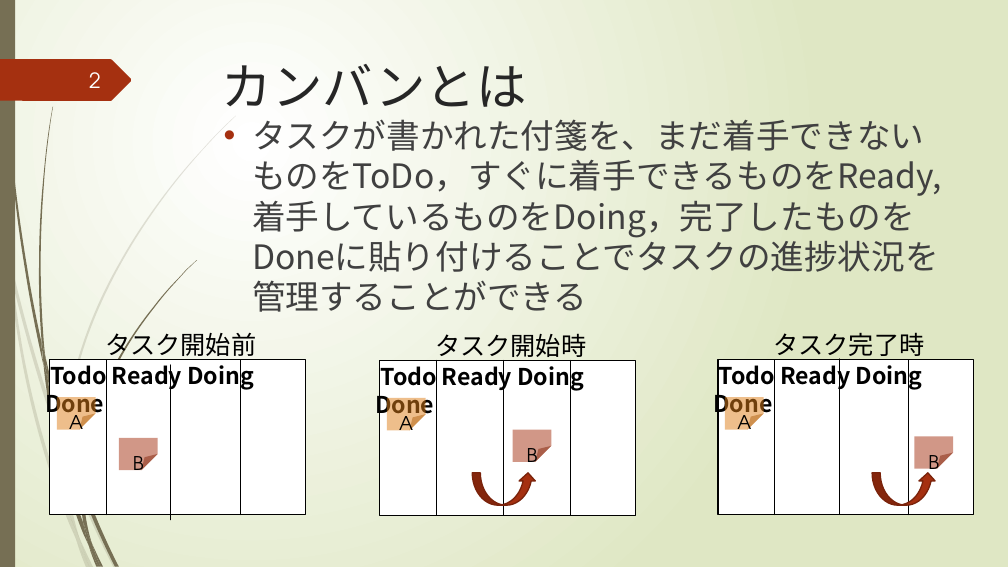
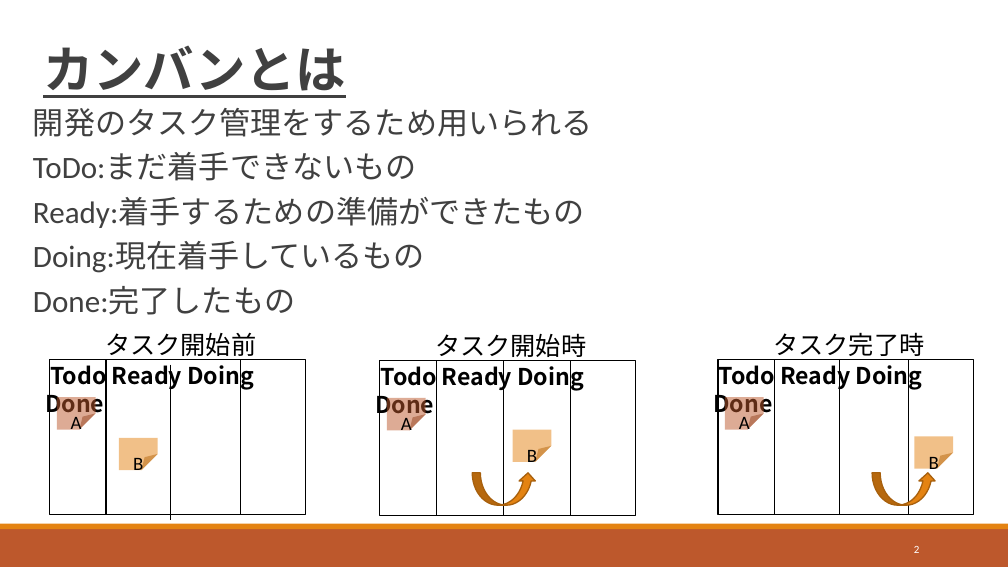
Before and after one commit to igakilab/sotuken_maeda, a slide deck: slide 2 of 卒研発表.pptx. Drawn at 1008x567 pixels with LibreOffice and Linux fonts; fonts in the diff are those of the drawing. Boxes give left, top, right and bottom in pixels: in the first picture for what was removed or moved away, otherwise in the second. Text is boxed around its words. In the diff, an @@ line names an element or a change of style, - is before the commit and + after.

```diff
--- a/卒研発表.pptx
+++ b/卒研発表.pptx
@@ background gradient #FFFFFF to #DFE8C4 to #FFFFFF @@
@@ rectangle removed at <box>0,0,15,567</box> @@
@@ title "カンバンとは": place and size @@
-title "カンバンとは" at <box>222,64,527,107</box>
+title "カンバンとは" at <box>43,46,345,98</box>
@@ title "カンバンとは" at <box>43,46,345,98</box>: font TeX Gyre Adventor to Calibri, text colour #262626 to #404040, letter spacing 0 to -0.5 pt, bold on, underline on; line spacing 1 to 0.85; vertical alignment top to bottom @@
@@ freeform shape removed at <box>0,59,132,101</box> @@
@@ text at <box>33,108,593,315</box>: text changed; size 32 to 29.6 pt; font Noto Sans CJK JP to Calibri @@
-• タスクが書かれた付箋を、まだ着手できないものをToDo，すぐに着手できるものをReady,着手しているものをDoing，完了したものをDoneに貼り付けることでタスクの進捗状況を管理することができる
+  開発のタスク管理をするため用いられる
+  ToDo:まだ着手できないもの
+  Ready:着手するための準備ができたもの
+  Doing:現在着手しているもの
+  Done:完了したもの
@@ rectangle added at <box>36,130,974,151</box>, fill #FFFFFF, outline #FFFFFF 1.25 pt @@
@@ line (839, 359) - (839, 514): stroke #000000 0.75 pt to #000000 1 pt @@
@@ line (106, 360) - (106, 515): stroke #000000 0.75 pt to #000000 1 pt @@
@@ line (170, 364) - (170, 520): stroke #000000 0.75 pt to #000000 1 pt @@
@@ line (240, 360) - (240, 515): stroke #000000 0.75 pt to #000000 1 pt @@
@@ line (436, 361) - (436, 516): stroke #000000 0.75 pt to #000000 1 pt @@
@@ line (504, 361) - (504, 516): stroke #000000 0.75 pt to #000000 1 pt @@
@@ line (570, 361) - (570, 516): stroke #000000 0.75 pt to #000000 1 pt @@
@@ line (774, 360) - (774, 515): stroke #000000 0.75 pt to #000000 1 pt @@
@@ line (908, 360) - (908, 515): stroke #000000 0.75 pt to #000000 1 pt @@
@@ font TeX Gyre Adventor to Calibri; fill #DE7E18 at 50% opacity to #BD582C at 50% opacity in 3 elements at <box>57,397,95,430</box>, <box>387,398,426,430</box>, <box>725,397,764,430</box> @@
@@ font TeX Gyre Adventor to Calibri; fill #A53010 at 50% opacity to #E48312 at 50% opacity in 3 elements at <box>119,438,157,470</box>, <box>513,430,551,462</box>, <box>915,436,954,469</box> @@
@@ curved up arrow at <box>473,473,536,505</box>: fill #A53010 to #E48312; outline #7A240C 1.25 pt to #A9610D 1.25 pt @@
@@ curved up arrow at <box>873,473,936,505</box>: fill #A53010 to #E48312; outline #7A240C 1.25 pt to #A9610D 1.25 pt @@
@@ rectangle added at <box>0,529,1008,567</box>, fill #BD582C @@
@@ rectangle added at <box>0,524,1008,529</box>, fill #E48312 @@
@@ group removed at <box>0,116,236,567</box>: 9 freeform shapes @@
@@ group removed at <box>2,0,197,567</box>: 11 freeform shapes @@
@@ page number: place and size @@
-page number at <box>89,72,101,88</box>
+page number at <box>914,546,920,553</box>
@@ page number at <box>914,546,920,553</box>: size 20 to 10.5 pt, font TeX Gyre Adventor to Calibri, text colour #FEFFFF to #FFFFFF @@
```
Also in this commit, not shown: 5 other slides changed, 14 slides added, 4 slides removed, 5 other files.
